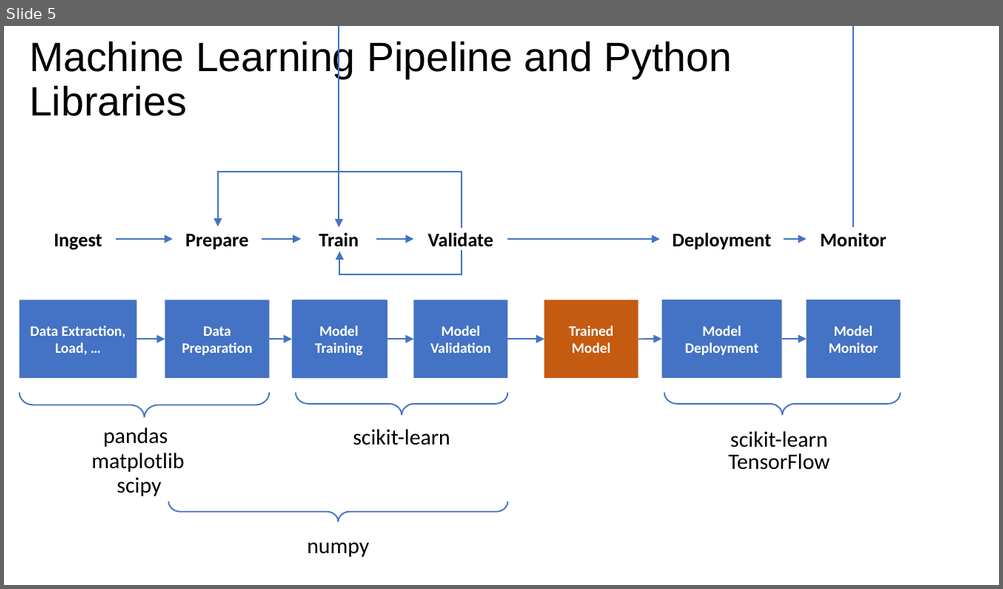
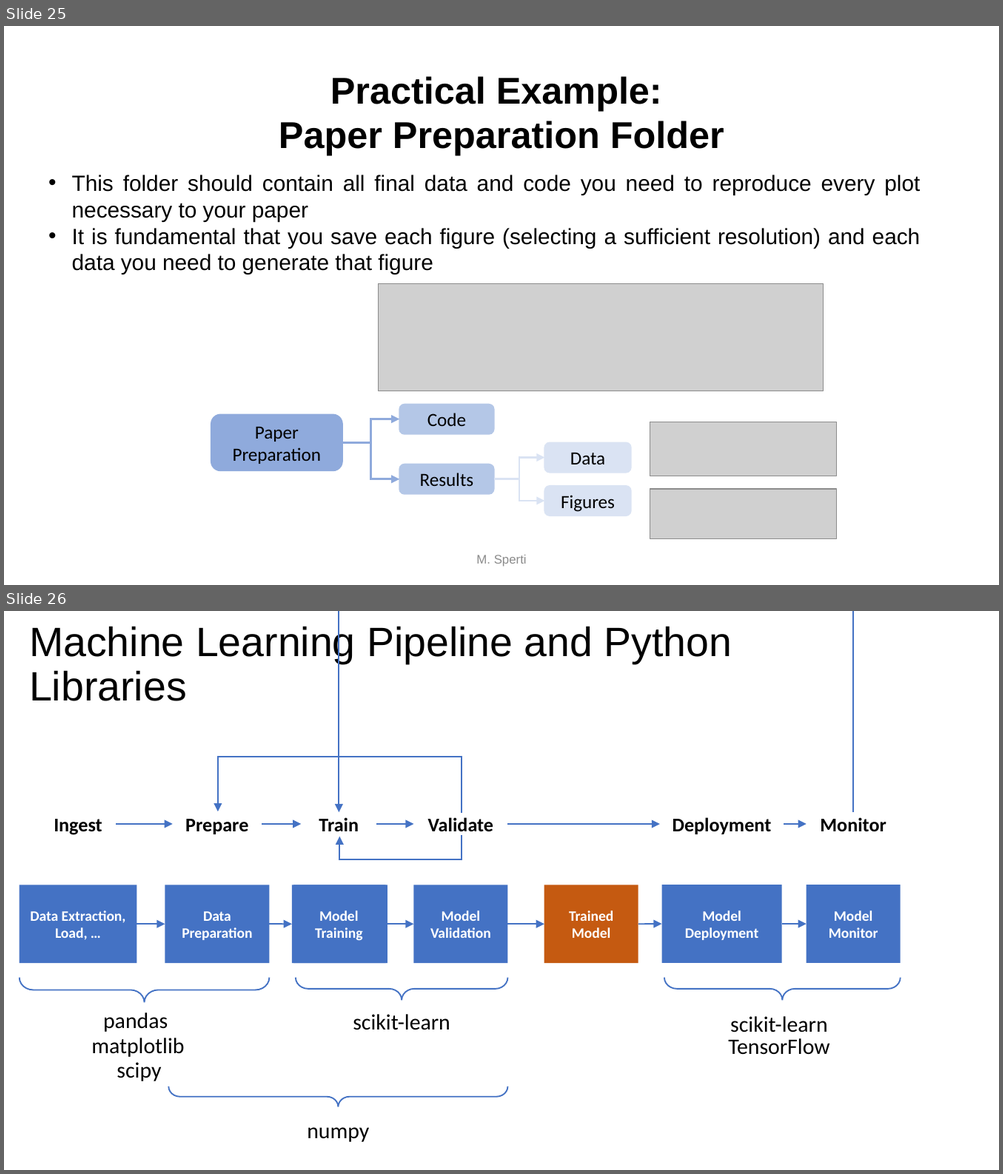
Before and after one commit to toelt-llc/MSCA-ITN-PARENT, a slide deck: DETERMINED2022/Python and scikit-learn/DETERMINED2022-toelt-Introduction Python and Scikit-learn.pptx. Shown one above the other, each under a label of ours: slide 5 before the commit, slides 25 and 26 after it. The pictures are 1003x589 and 1003x1174 pixels, drawn with LibreOffice and Linux fonts; fonts in the diff are those of the drawing; grey boxes stand for pictures; background and template pictures are left out. Boxes give left, top, right and bottom in pixels: in the first picture for what was removed or moved away, otherwise in the second. Text is boxed around its words. In the diff, an @@ line names an element or a change of style, - is before the commit and + after.

Commit message:
Finalised several presentations

```diff
--- a/DETERMINED2022/Python and scikit-learn/DETERMINED2022-toelt-Introduction Python and Scikit-learn.pptx
+++ b/DETERMINED2022/Python and scikit-learn/DETERMINED2022-toelt-Introduction Python and Scikit-learn.pptx
@@ slide 25 added at box(4, 26, 999, 585), background #FFFFFF @@
@@ text added at box(279, 76, 724, 156), 27 pt, text #000000, bold @@
+Practical Example:
+Paper Preparation Folder
@@ text added at box(72, 175, 920, 275), 16 pt, text #000000 @@
+• This folder should contain all final data and code you need to reproduce every plot necessary to your paper
+• It is fundamental that you save each figure (selecting a sufficient resolution) and each data you need to generate that figure
@@ picture added at box(378, 284, 822, 391) @@
@@ picture added at box(649, 422, 836, 477) @@
@@ group added at box(211, 405, 631, 517): 5 rounded rectangles, 4 elbow arrows @@
+Paper Preparation
+Code
+Results
+Data
+Figures
@@ picture added at box(649, 489, 836, 540) @@
@@ text added at box(476, 555, 526, 567), 9 pt, text #8C8C8C @@
+M. Sperti
@@ what was slide 5 is now slide 26 @@
```
Also in this commit, not shown: 3 slides changed, 32 other slides added, 3 slides removed, 1 other file.
